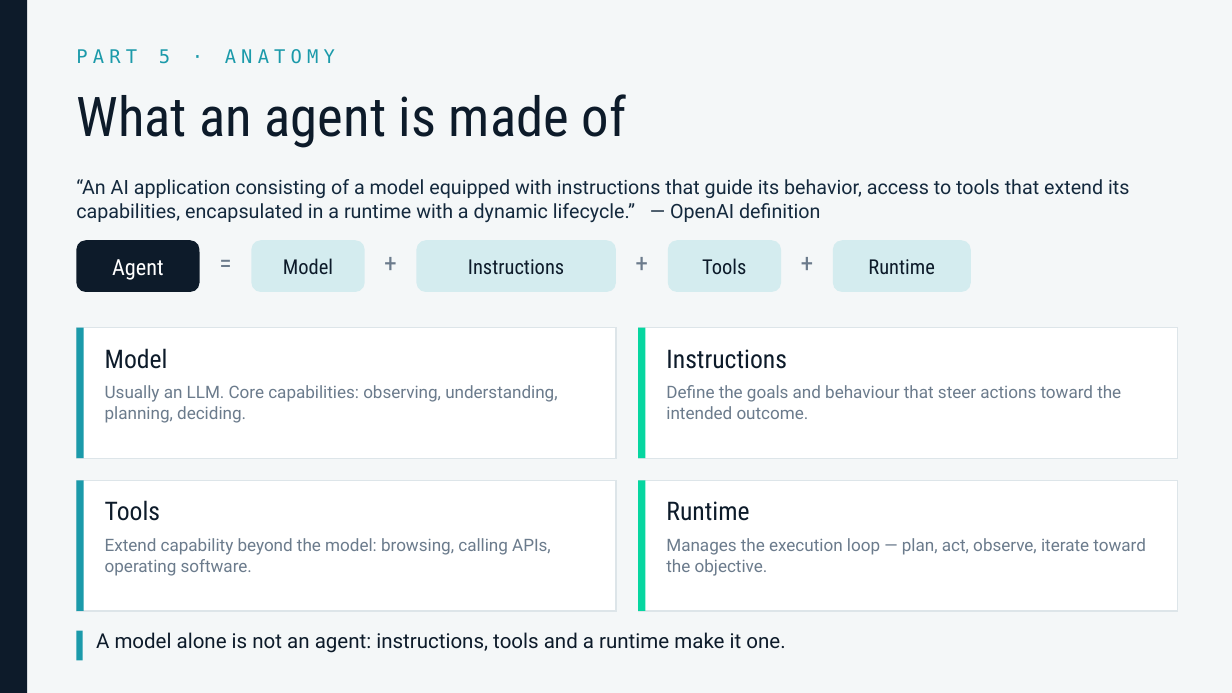
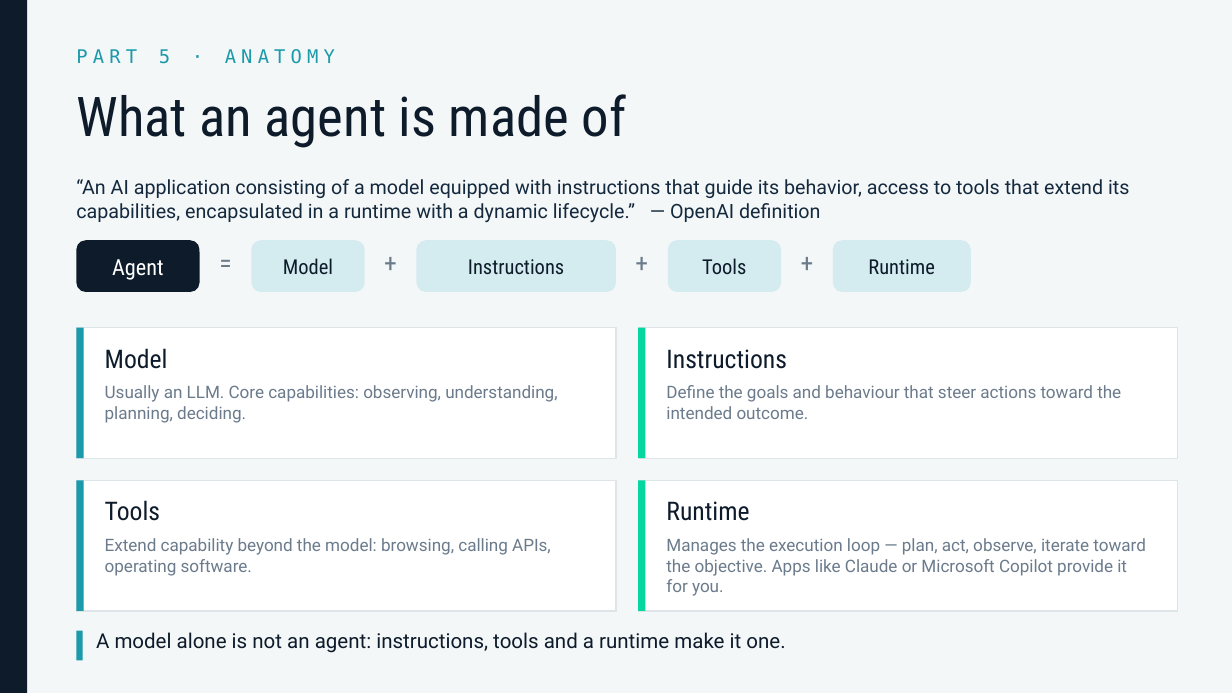
Before and after one commit to lukasroedl/ai-terminology-hell, a slide deck: slide 25 of ai-terminology-hell.pptx. Drawn at 1232x693 pixels with LibreOffice and Linux fonts; fonts in the diff are those of the drawing. Boxes give left, top, right and bottom in pixels: in the first picture for what was removed or moved away, otherwise in the second. Text is boxed around its words. In the diff, an @@ line names an element or a change of style, - is before the commit and + after.

```diff
--- a/ai-terminology-hell.pptx
+++ b/ai-terminology-hell.pptx
@@ text at (666,538,1145,596): text changed @@
-Manages the execution loop — plan, act, observe, iterate toward the objective.
+Manages the execution loop — plan, act, observe, iterate toward the objective. Apps like Claude or Microsoft Copilot provide it for you.
```
Also in this commit, not shown: 3 other slides changed, 11 slides added, 9 slides removed, 20 other files.
